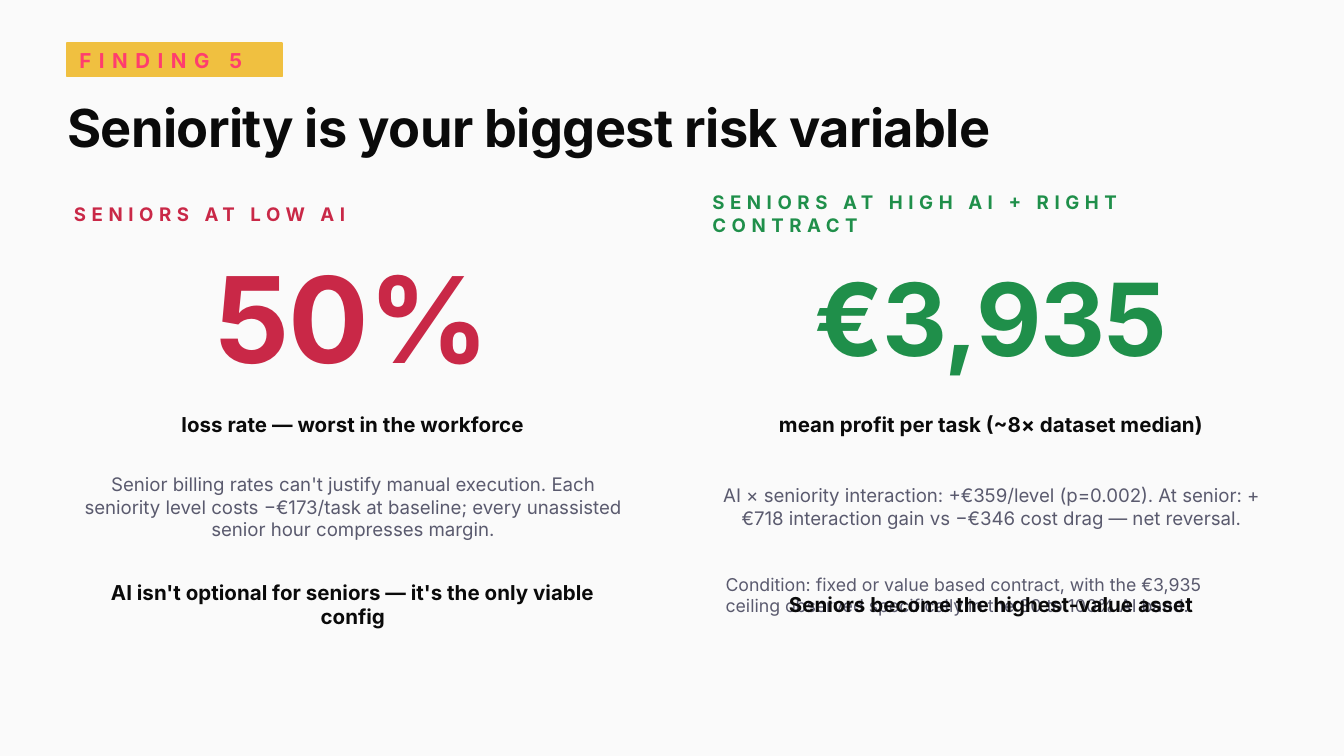
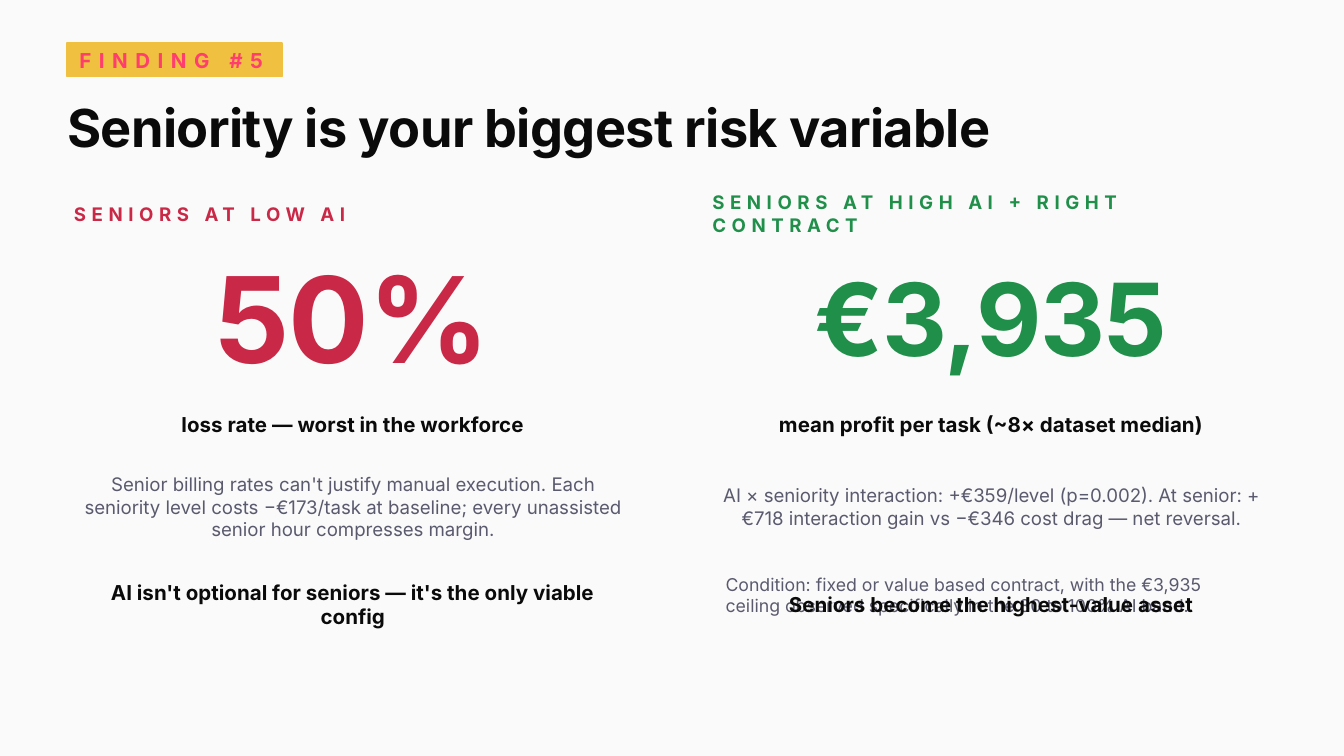
Before and after one commit to tabbba/Machine-Learning-810161, a slide deck: slide 9 of ai_productivity_alkemy_final.pptx. Drawn at 1344x756 pixels with LibreOffice and Linux fonts; fonts in the diff are those of the drawing. Boxes give left, top, right and bottom in pixels: in the first picture for what was removed or moved away, otherwise in the second. Text is boxed around its words. In the diff, an @@ line names an element or a change of style, - is before the commit and + after.

```diff
--- a/ai_productivity_alkemy_final.pptx
+++ b/ai_productivity_alkemy_final.pptx
@@ text at (x1=79, y1=53, x2=263, y2=68): text changed @@
-FINDING 5
+FINDING #5
```
Also in this commit, not shown: 4 other slides changed.
